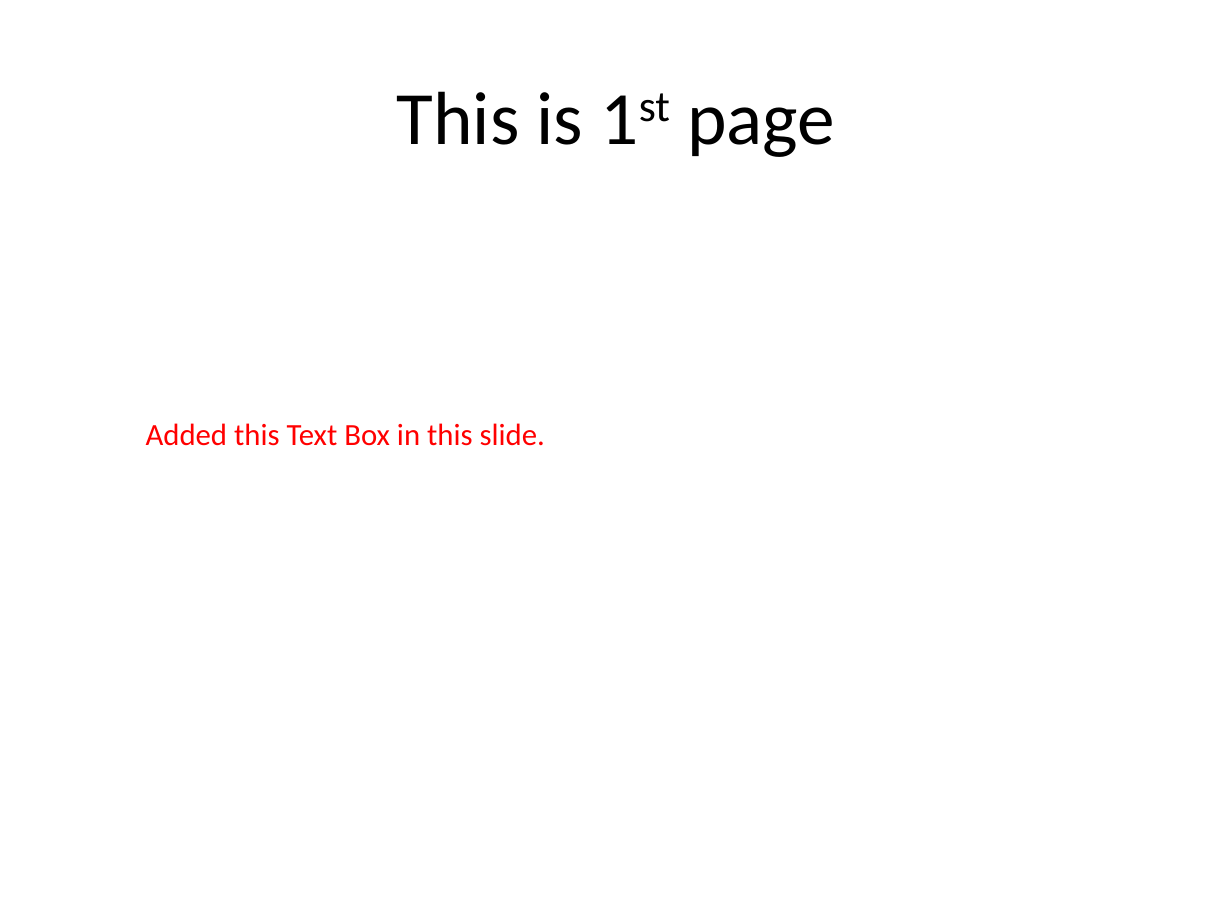
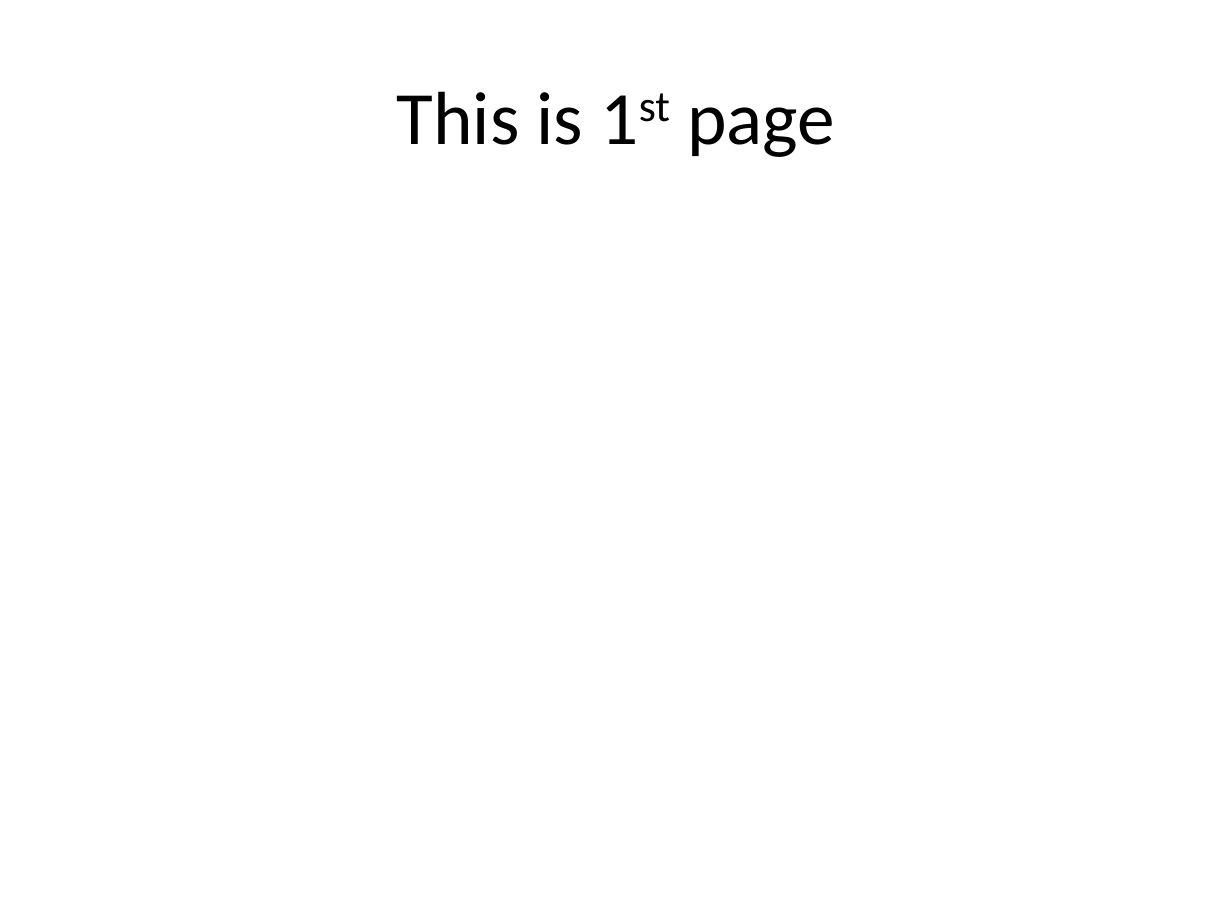
Before and after one commit to somayajulas/Test-Documentation, a slide deck: slide 2 of Test-Presentation.pptx. Drawn at 1232x924 pixels with LibreOffice and Linux fonts; fonts in the diff are those of the drawing. Boxes give left, top, right and bottom in pixels: in the first picture for what was removed or moved away, otherwise in the second. Text is boxed around its words. In the diff, an @@ line names an element or a change of style, - is before the commit and + after.

```diff
--- a/Test-Presentation.pptx
+++ b/Test-Presentation.pptx
@@ text removed at (x1=146, y1=423, x2=545, y2=446) @@
-Added this Text Box in this slide.
```
